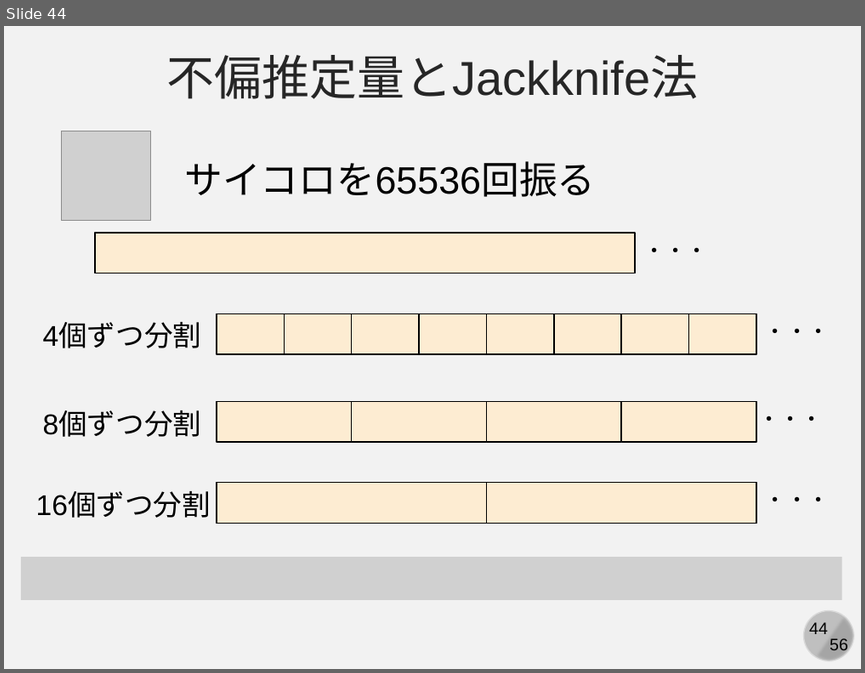
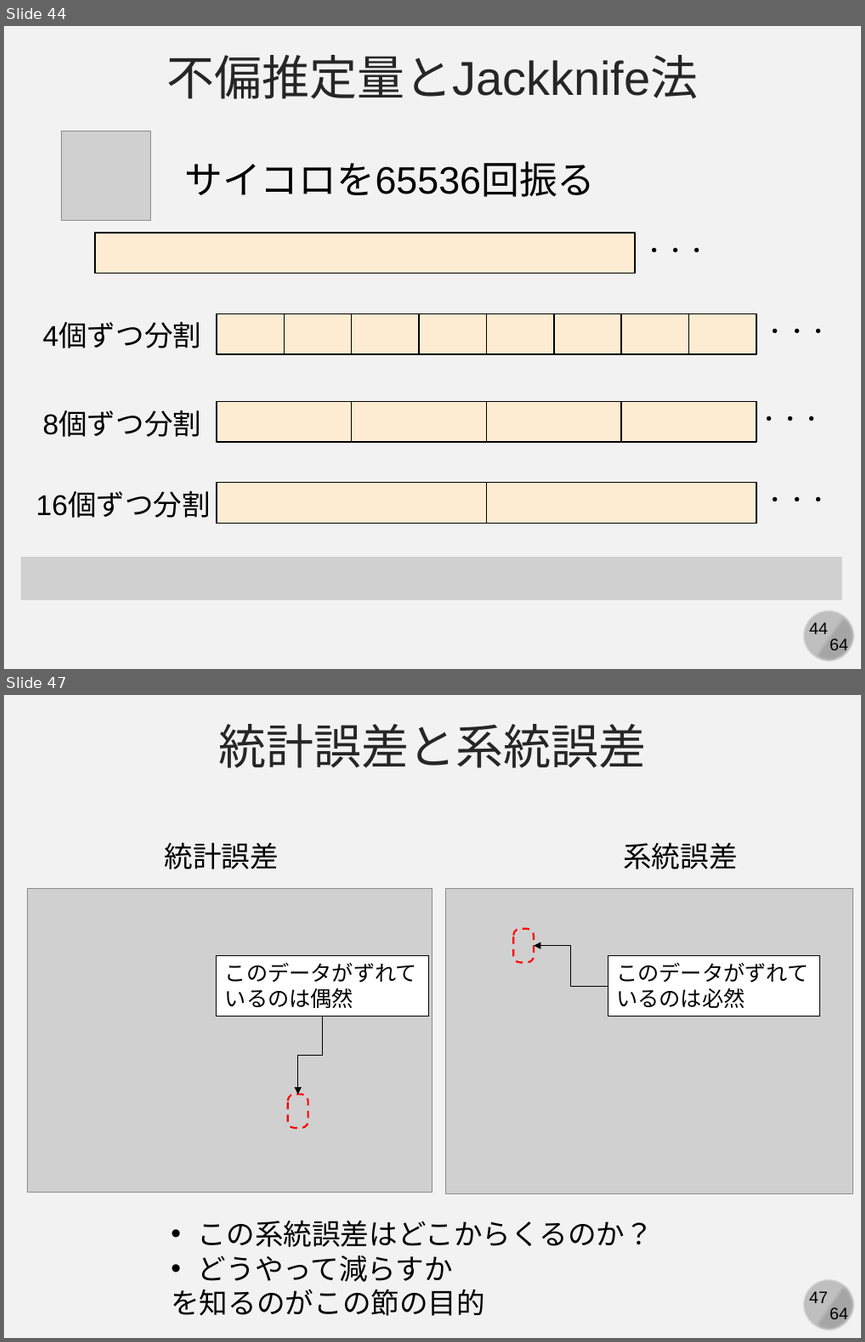
Before and after one commit to kaityo256/simulation_engineering, a slide deck: 03_mc_advanced/simulation03.pptx. Shown one above the other, each under a label of ours: slide 44 before the commit, slides 44 and 47 after it; the slides between them are not shown. The pictures are 865x673 and 865x1342 pixels, drawn with LibreOffice and Linux fonts; fonts in the diff are those of the drawing; grey boxes stand for pictures. Boxes give left, top, right and bottom in pixels: in the first picture for what was removed or moved away, otherwise in the second. Text is boxed around its words. In the diff, an @@ line names an element or a change of style, - is before the commit and + after.

```diff
--- a/03_mc_advanced/simulation03.pptx
+++ b/03_mc_advanced/simulation03.pptx
@@ slide 47 added at bbox=[4, 695, 861, 1338], background #F2F2F2; not listed: 4 template elements that a slide beside it also shows @@
@@ text added at bbox=[218, 724, 647, 768], 40 pt, text #262626 @@
+統計誤差と系統誤差
@@ text added at bbox=[164, 842, 278, 869], 24 pt, text #000000 @@
+統計誤差
@@ text added at bbox=[623, 842, 737, 869], 24 pt, text #000000 @@
+系統誤差
@@ picture added at bbox=[28, 888, 432, 1191] @@
@@ picture added at bbox=[446, 888, 853, 1193] @@
@@ rounded rectangle added at bbox=[513, 929, 534, 962], outline #FF0000 1.5 pt dashed @@
@@ elbow arrow added from (608, 986) to (534, 945), #000000 0.5 pt @@
@@ rectangle added at bbox=[216, 955, 428, 1016], fill #FFFFFF, outline #000000 0.75 pt, 18 pt, text #000000 @@
+このデータがずれて
+いるのは偶然
@@ rectangle added at bbox=[608, 955, 820, 1016], fill #FFFFFF, outline #000000 0.75 pt, 18 pt, text #000000 @@
+このデータがずれて
+いるのは必然
@@ elbow arrow added from (323, 1016) to (298, 1095), #000000 0.5 pt @@
@@ rounded rectangle added at bbox=[288, 1095, 308, 1128], outline #FF0000 1.5 pt dashed @@
@@ text added at bbox=[171, 1219, 653, 1315], 24 pt, text #000000 @@
+• この系統誤差はどこからくるのか？
+• どうやって減らすか
+を知るのがこの節の目的
@@ slide 44 changed as well @@
@@ text at bbox=[829, 638, 848, 654]: text changed @@
-56
+64
```
Also in this commit, not shown: 44 other slides changed, 18 other slides added, 4 other files.
